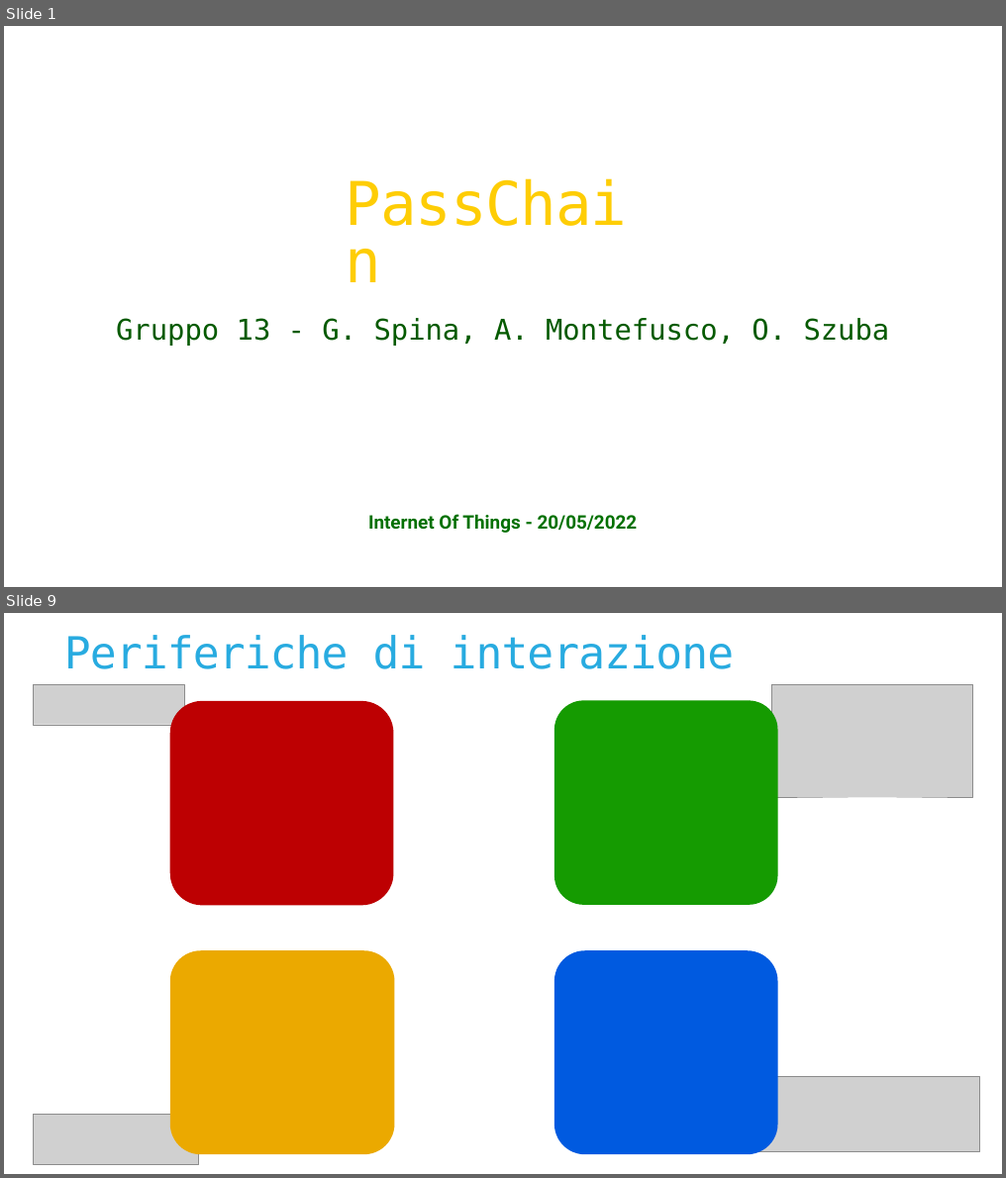
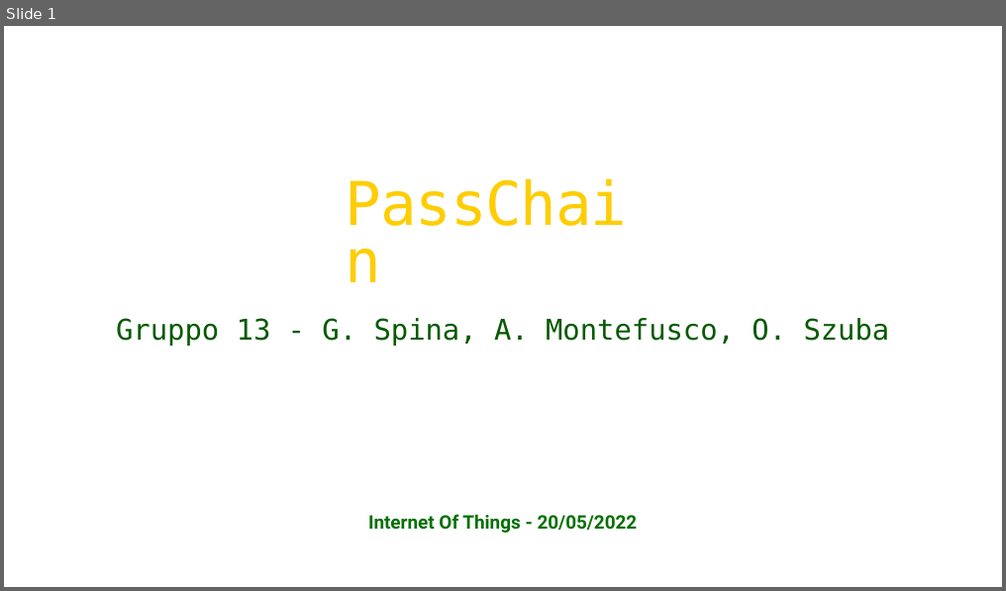
Before and after one commit to Alberto-00/Progetto-IoT, a slide deck: Presentation/TemplateIoT.pptx. Shown one above the other, each under a label of ours: slides 1 and 9 before the commit, slide 1 after it; the slides between them are not shown. The pictures are 1006x1178 and 1006x591 pixels, drawn with LibreOffice and Linux fonts; fonts in the diff are those of the drawing; grey boxes stand for pictures; background and template pictures are left out. Boxes give left, top, right and bottom in pixels: in the first picture for what was removed or moved away, otherwise in the second. Text is boxed around its words. In the diff, an @@ line names an element or a change of style, - is before the commit and + after.

```diff
--- a/Presentation/TemplateIoT.pptx
+++ b/Presentation/TemplateIoT.pptx
@@ slide 9 removed at (x1=4, y1=613, x2=1002, y2=1174), background picture (left out) @@
@@ title removed at (x1=64, y1=635, x2=735, y2=669) @@
-Periferiche di interazione
@@ picture removed at (x1=33, y1=684, x2=184, y2=725) @@
@@ rounded rectangle removed at (x1=170, y1=701, x2=393, y2=905) @@
@@ rounded rectangle removed at (x1=554, y1=700, x2=778, y2=905) @@
@@ picture removed at (x1=772, y1=684, x2=973, y2=797) @@
@@ rounded rectangle removed at (x1=170, y1=951, x2=395, y2=1155) @@
@@ rounded rectangle removed at (x1=554, y1=951, x2=778, y2=1155) @@
@@ picture removed at (x1=704, y1=1077, x2=979, y2=1152) @@
@@ picture removed at (x1=33, y1=1114, x2=199, y2=1164) @@
```
Also in this commit, not shown: 7 slides changed, 2 slides added.
